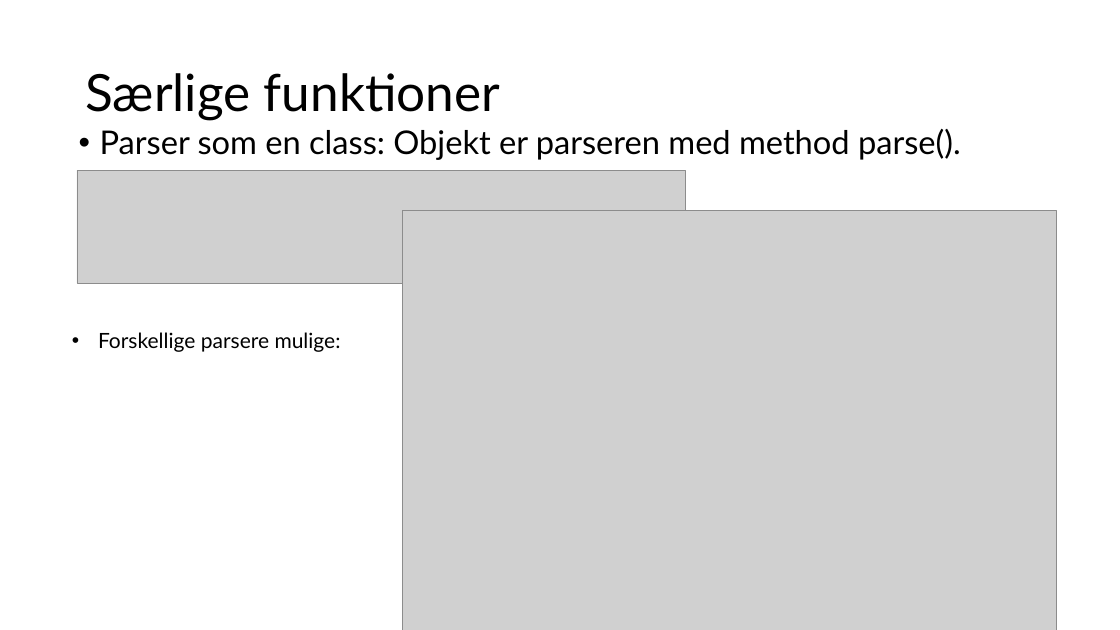
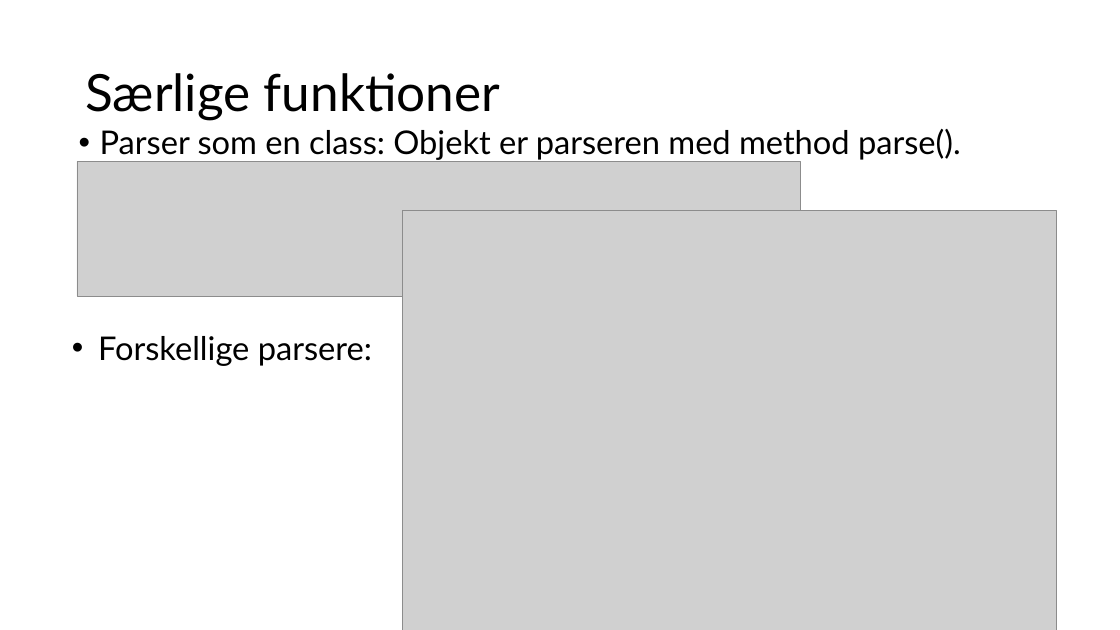
Before and after one commit to viktorbilde-debug/parser-opgaven, a slide deck: slide 5 of Parseropgave.pptx. Drawn at 1120x630 pixels with LibreOffice and Linux fonts; fonts in the diff are those of the drawing; grey boxes stand for pictures. Boxes give left, top, right and bottom in pixels: in the first picture for what was removed or moved away, otherwise in the second. Text is boxed around its words. In the diff, an @@ line names an element or a change of style, - is before the commit and + after.

```diff
--- a/Parseropgave.pptx
+++ b/Parseropgave.pptx
@@ picture: place and size @@
-picture at (77,171,686,284)
+picture at (77,161,801,296)
@@ text at (98,336,372,366): text changed; size 18 to 28 pt @@
-• Forskellige parsere mulige:
+• Forskellige parsere:
```
Also in this commit, not shown: 4 other slides changed, 4 other files.
